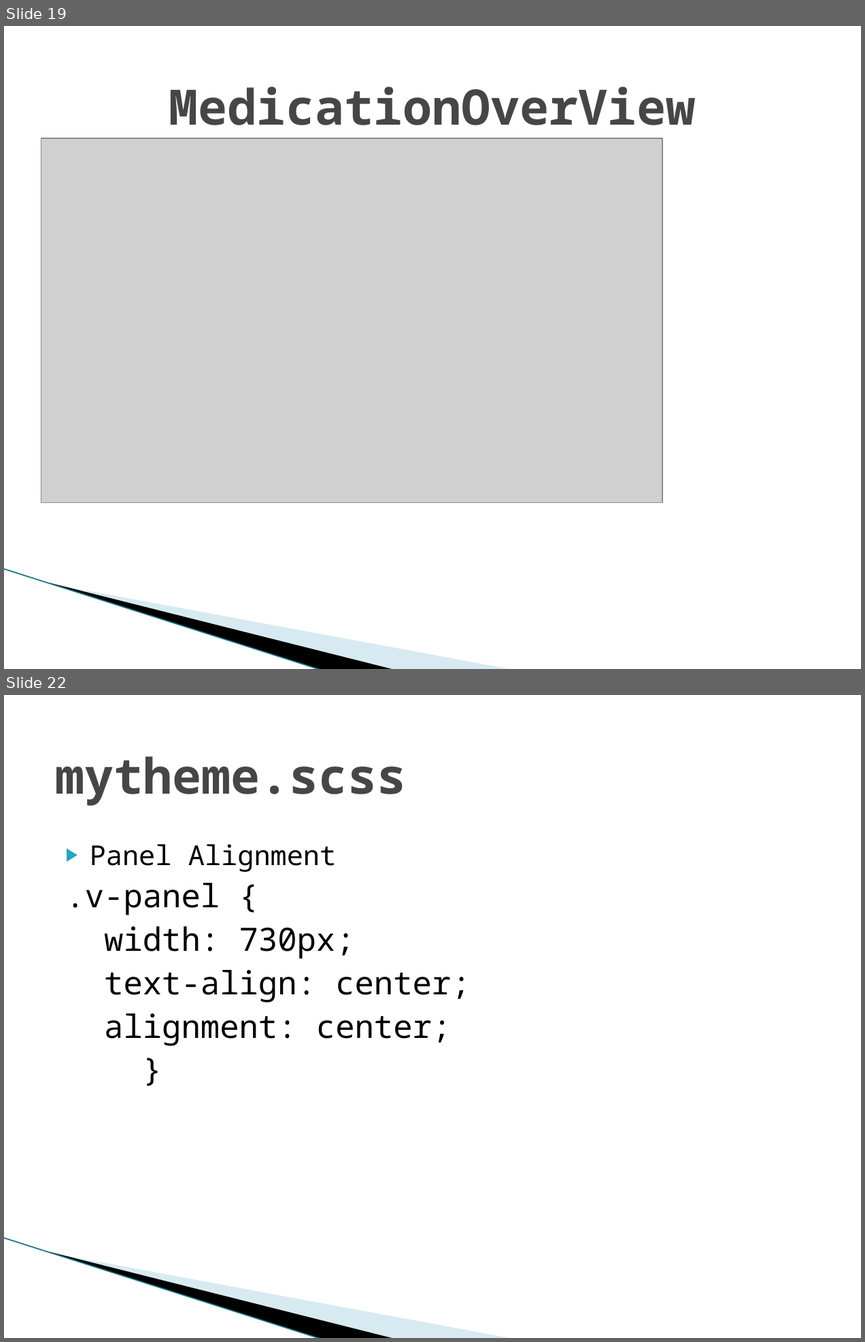
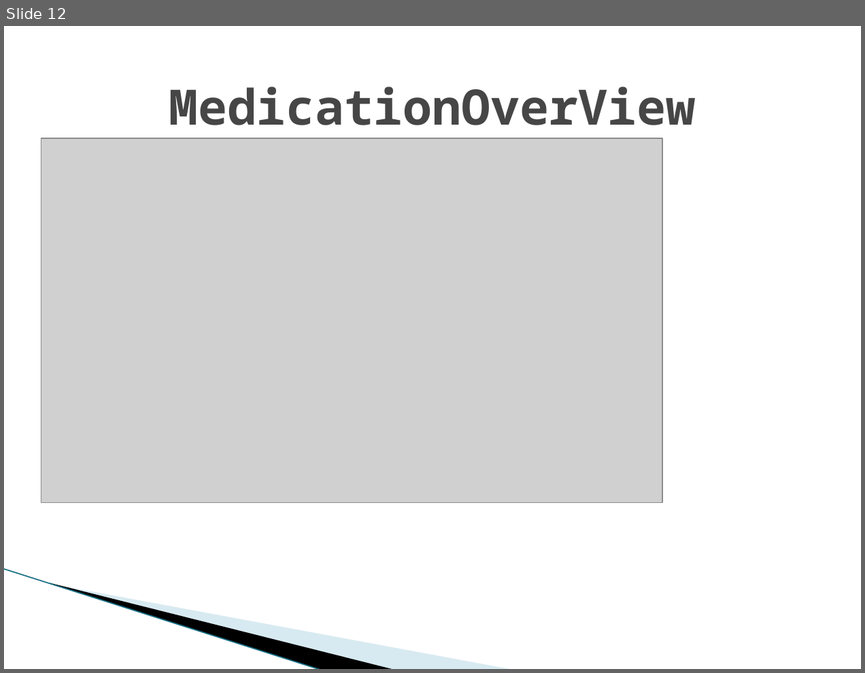
Before and after one commit to MarwinPhilips/ch.bfh.btx8081.w2015.schwarz, a slide deck: Documents/Task 14/Task 14.pptx. Shown one above the other, each under a label of ours: slides 19 and 22 before the commit, slide 12 after it; the slides between them are not shown. The pictures are 865x1342 and 865x673 pixels, drawn with LibreOffice and Linux fonts; fonts in the diff are those of the drawing; grey boxes stand for pictures; background and template pictures are left out. Boxes give left, top, right and bottom in pixels: in the first picture for what was removed or moved away, otherwise in the second. Text is boxed around its words. In the diff, an @@ line names an element or a change of style, - is before the commit and + after.

```diff
--- a/Documents/Task 14/Task 14.pptx
+++ b/Documents/Task 14/Task 14.pptx
@@ slide 22 removed at box(4, 695, 861, 1338), background #FFFFFF; not listed: 3 template elements that a slide beside it also shows @@
@@ title removed at box(55, 756, 406, 806) @@
-mytheme.scss
@@ text removed at box(66, 844, 470, 1046) @@
-  ▶ Panel Alignment
-.v-panel {
-width: 730px;
-text-align: center;
-alignment: center;
-}
@@ what was slide 19 is now slide 12 @@
```
Also in this commit, not shown: 6 slides changed, 3 slides added, 8 other slides removed, 1 other file.
